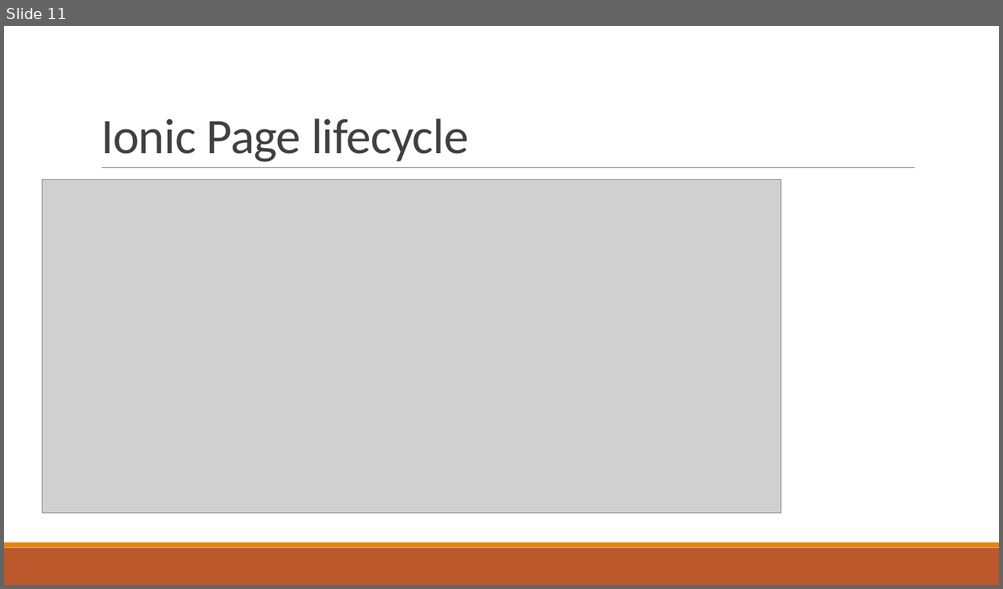
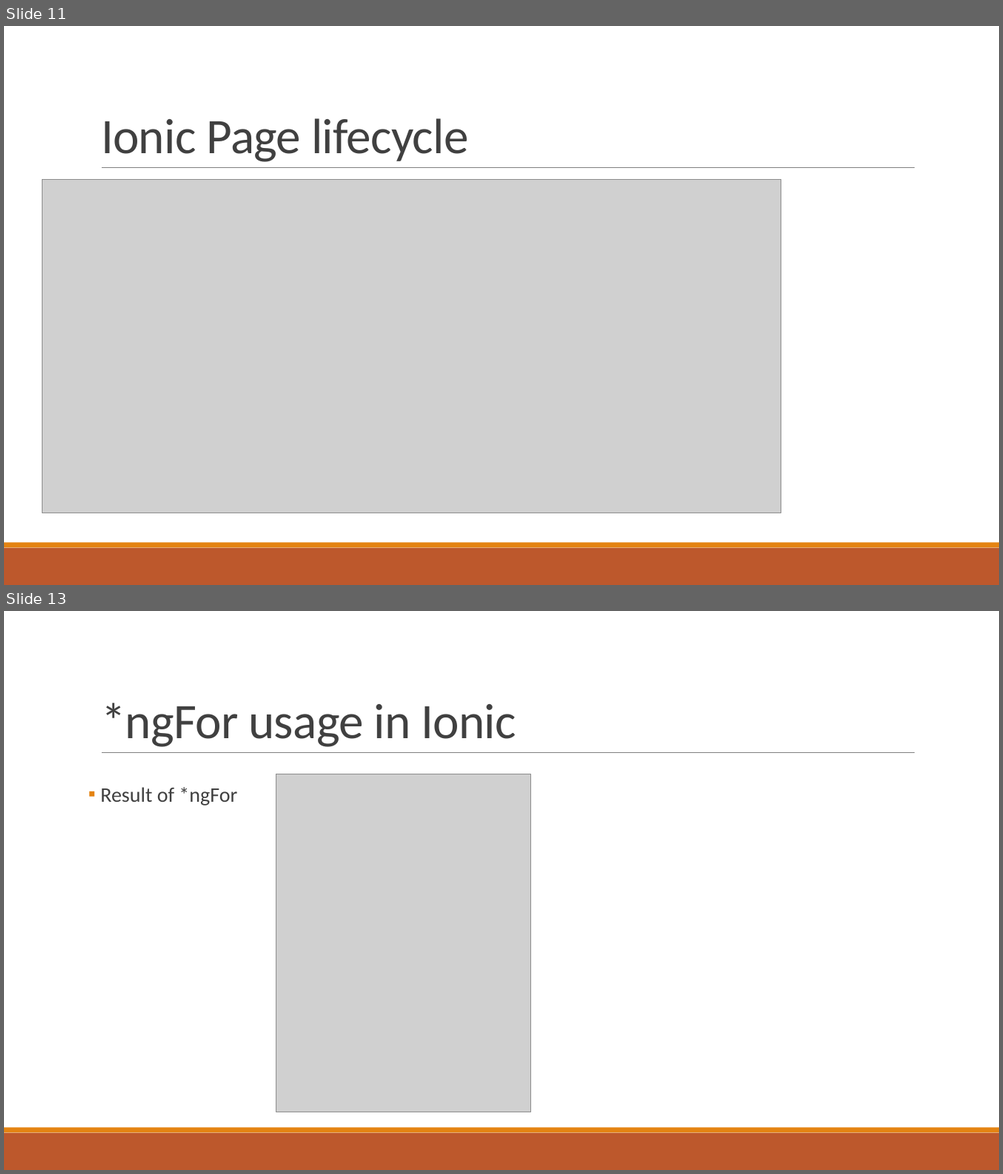
Before and after one commit to alamgirqazi/mobile-application-development-course, a slide deck: lecture 5/Lecture 5 - Mobile Application Development.pptx. Shown one above the other, each under a label of ours: slide 11 before the commit, slides 11 and 13 after it; the slides between them are not shown. The pictures are 1003x589 and 1003x1174 pixels, drawn with LibreOffice and Linux fonts; fonts in the diff are those of the drawing; grey boxes stand for pictures. Boxes give left, top, right and bottom in pixels: in the first picture for what was removed or moved away, otherwise in the second. Text is boxed around its words. In the diff, an @@ line names an element or a change of style, - is before the commit and + after.

```diff
--- a/lecture 5/Lecture 5 - Mobile Application Development.pptx
+++ b/lecture 5/Lecture 5 - Mobile Application Development.pptx
@@ slide 13 added at [4,611,999,1170], background #FFFFFF; not listed: 3 template elements that a slide beside it also shows @@
@@ title added at [101,703,516,747], 48 pt, text #404040 @@
+*ngFor usage in Ionic
@@ text added at [100,787,237,806], 20 pt, text #404040 @@
+▪ Result of *ngFor
@@ picture added at [276,775,531,1113] @@
```
Also in this commit, not shown: 3 other slides added, 3 other files.
